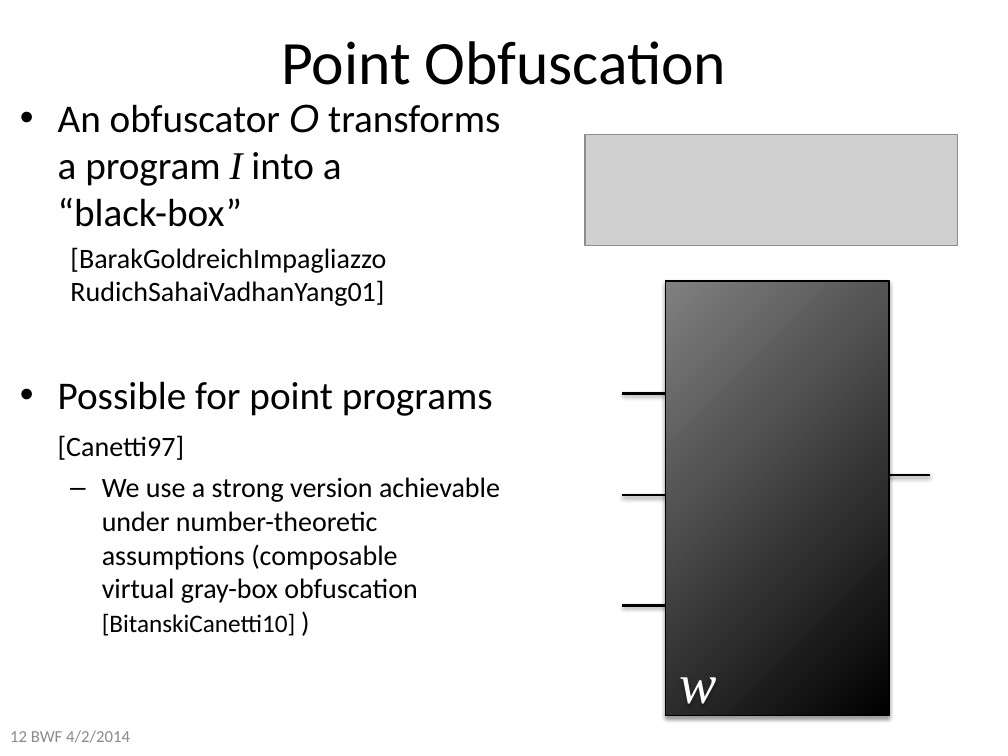
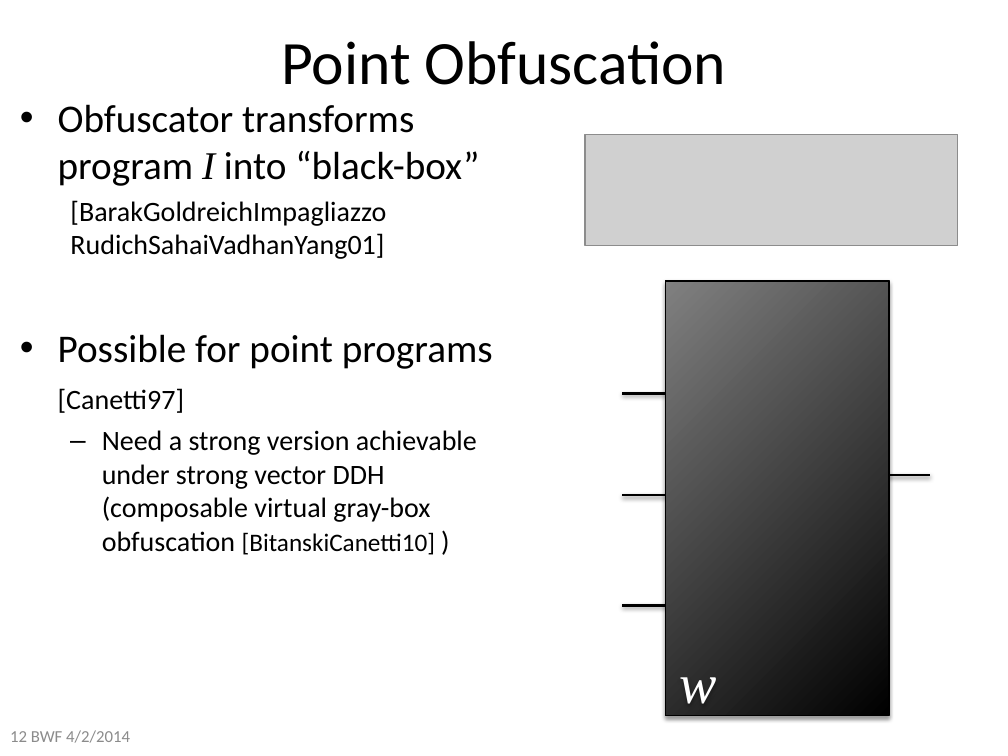
Before and after one commit to xianruimeng/comp-fuzzy-ext, a slide deck: slide 12 of constantRate/KeyDerivationWithNegativeUsable.pptx. Drawn at 1008x756 pixels with LibreOffice and Linux fonts; fonts in the diff are those of the drawing; grey boxes stand for pictures. Boxes give left, top, right and bottom in pixels: in the first picture for what was removed or moved away, otherwise in the second. Text is boxed around its words. In the diff, an @@ line names an element or a change of style, - is before the commit and + after.

```diff
--- a/constantRate/KeyDerivationWithNegativeUsable.pptx
+++ b/constantRate/KeyDerivationWithNegativeUsable.pptx
@@ text at [58,104,479,186]: text changed @@
-• An obfuscator O transforms a program I into a
-  “black-box”
+• Obfuscator transforms program I into “black-box”
@@ text at [102,430,477,555]: text changed @@
-  – We use a strong version achievable under number-theoretic assumptions (composable
-    virtual gray-box obfuscation [BitanskiCanetti10] )
+  – Need a strong version achievable under strong vector DDH
+    (composable virtual gray-box obfuscation [BitanskiCanetti10] )
```
Also in this commit, not shown: 24 other slides changed, 7 slides added, 1 slide removed.
